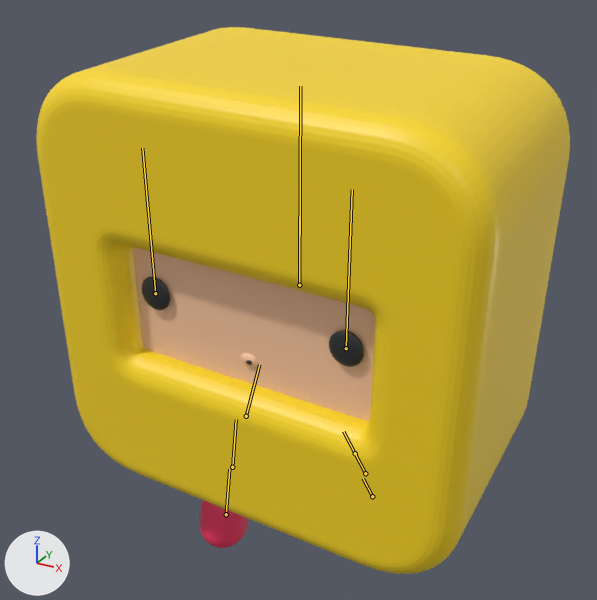
Before and after pictures for a commit that changed the glTF model assets/models/cube-runner.glb.
Before and after are seen from a camera (50 mm lens) standing at (1.4, -2.54, 2.5) and looking at (0.02, -0.04, 1.25). The axes (+X, +Y, +Z) are drawn at lower left. The lights are the same throughout. The older version comes first. Both versions are drawn at frame 8 of the action 'run'; the numbers are the values there. The bones that bend it are drawn over the model as lines.

Names of what the first picture shows: 'Character_dark', 'Character_shell', 'Character_shoe', 'Character_skin'.
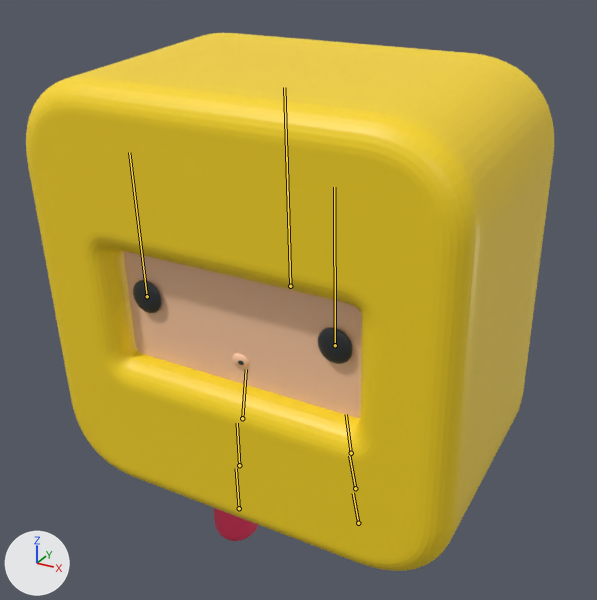
What differs and where, as boxes [x1, y1, x2, y2] in the pictures (597 x 600 px):
'Character_shell', posed: before [36, 27, 570, 574]; after [26, 33, 554, 571]
'Character_skin', posed: before [133, 247, 375, 421]; after [124, 251, 362, 418]
'Character_dark', posed: before [142, 277, 364, 367]; after [133, 280, 353, 365]
'Character_shoe', posed: before [200, 500, 248, 548]; after [214, 508, 258, 541]
bone 'LeftLeg', root to tip: before (246, 416) to (259, 364); after (242, 418) to (246, 369)
bone 'LeftShin', root to tip: before (232, 467) to (236, 419); after (239, 465) to (237, 423)
bone 'RightLeg', root to tip: before (355, 453) to (343, 431); after (351, 453) to (346, 414)
bone 'RightShin', root to tip: before (365, 473) to (355, 453); after (355, 488) to (349, 455)

Edits to the bpy script that builds the scene:
```text
Change bone_rig_object:
    where bone_rig_object = bpy.data.objects['CharacterMotion']  # the whole rig 'CharacterMotion'
    bone_rig_object.location: (0.0, 0.0, 0.045) -> (0.0, 0.0, 0.034)
    bone_rig_object.rotation_quaternion: (0.999, 0.04, 0.024, 0.001) -> (0.999, 0.04, 0.009, 0.0)  # degrees (5, 3, 0) -> degrees (5, 1, 0)
Change bone_leftleg:
    where bone_leftleg = bpy.data.objects['CharacterMotion'].pose.bones['LeftLeg']  # child of 'Hips'
    bone_leftleg.rotation_quaternion: (0.962, -0.272, 0.0, 0.0) -> (0.994, -0.108, 0.0, 0.0)  # degrees (-32, 0, 0) -> degrees (-12, 0, 0)
Change bone_leftshin:
    where bone_leftshin = bpy.data.objects['CharacterMotion'].pose.bones['LeftShin']  # child of 'LeftLeg'
    bone_leftshin.rotation_quaternion: (0.983, 0.183, 0.0, 0.0) -> (0.995, 0.102, 0.0, 0.0)  # degrees (21, 0, 0) -> degrees (12, 0, 0)
Change bone_rightleg:
    where bone_rightleg = bpy.data.objects['CharacterMotion'].pose.bones['RightLeg']  # child of 'Hips'
    bone_rightleg.rotation_quaternion: (0.962, 0.272, 0.0, 0.0) -> (0.994, 0.108, 0.0, 0.0)  # degrees (32, 0, 0) -> degrees (12, 0, 0)
Change bone_rightshin:
    where bone_rightshin = bpy.data.objects['CharacterMotion'].pose.bones['RightShin']  # child of 'RightLeg'
    bone_rightshin.rotation_quaternion: (1.0, 0.0, 0.0, 0.0) -> (1.0, 0.03, 0.0, 0.0)  # degrees (0, 0, 0) -> degrees (3, 0, 0)
```
